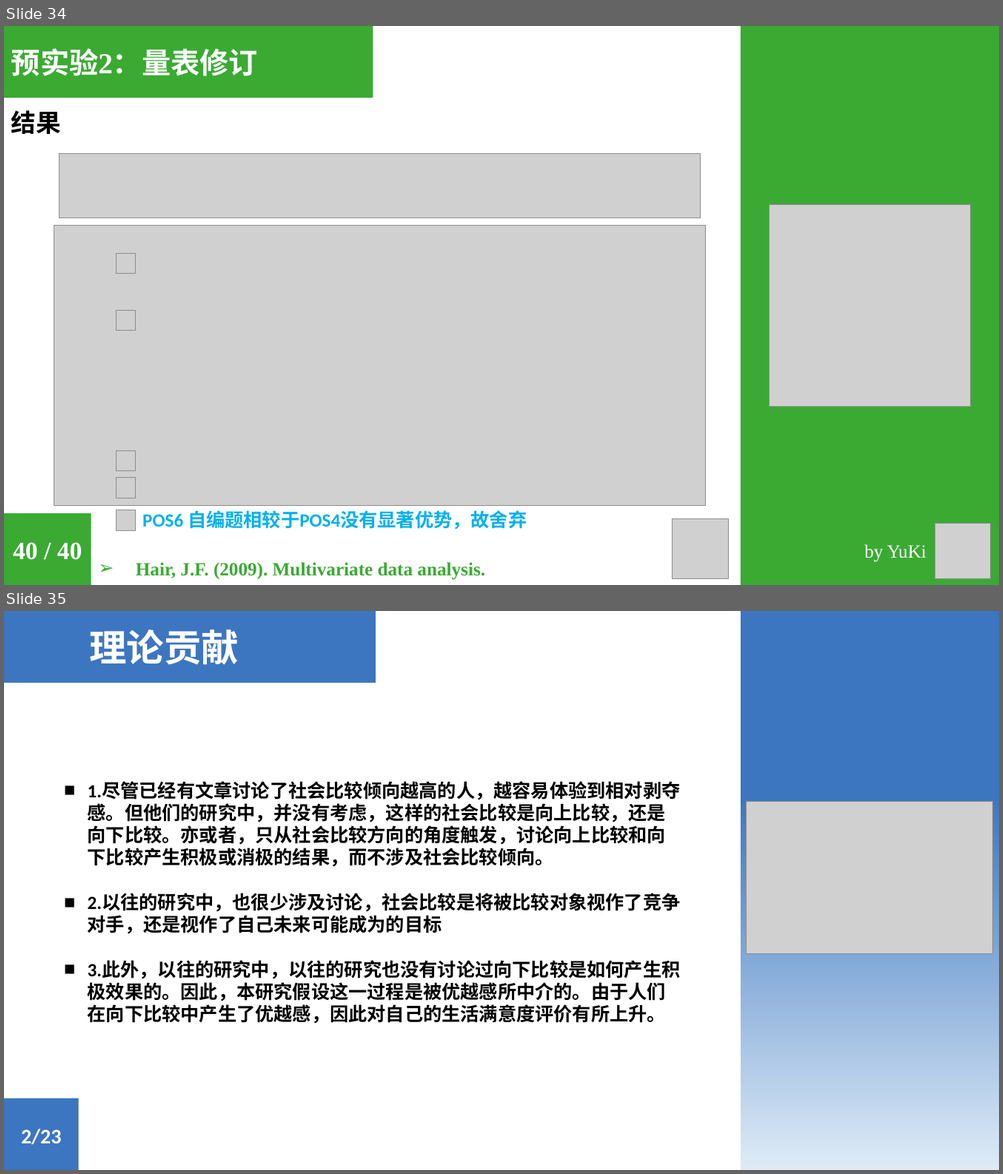
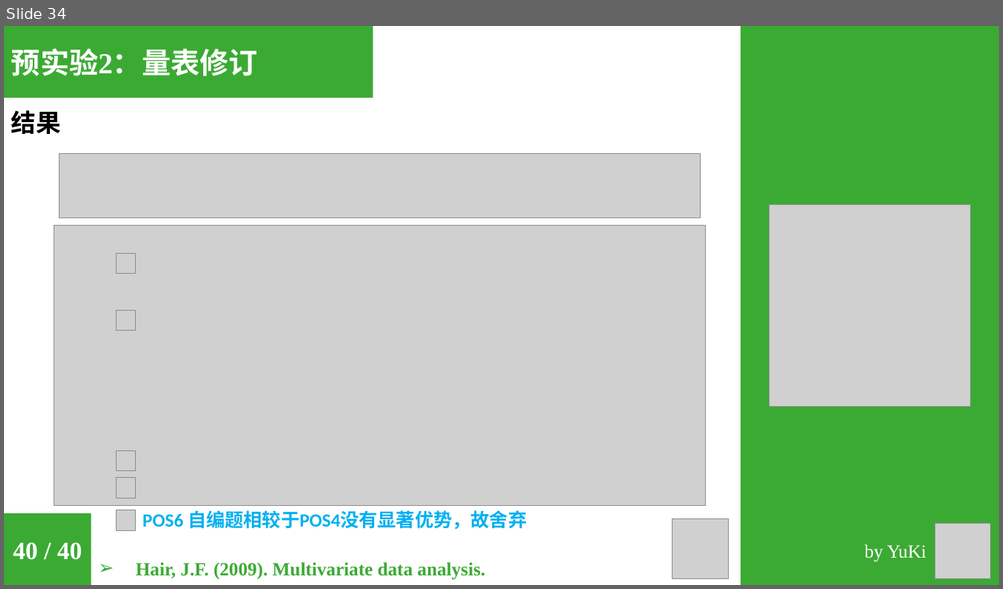
Before and after one commit to sinnyuki/SCO, a slide deck: 6_Reports/6_3_Midterm_Report/Midterm_Report.pptx. Shown one above the other, each under a label of ours: slides 34 and 35 before the commit, slide 34 after it. The pictures are 1003x1174 and 1003x589 pixels, drawn with LibreOffice and Linux fonts; fonts in the diff are those of the drawing; grey boxes stand for pictures. Boxes give left, top, right and bottom in pixels: in the first picture for what was removed or moved away, otherwise in the second. Text is boxed around its words. In the diff, an @@ line names an element or a change of style, - is before the commit and + after.

```diff
--- a/6_Reports/6_3_Midterm_Report/Midterm_Report.pptx
+++ b/6_Reports/6_3_Midterm_Report/Midterm_Report.pptx
@@ slide 35 removed at box(4, 611, 999, 1170), background #FFFFFF @@
@@ rectangle removed at box(4, 611, 375, 683) @@
@@ text removed at box(90, 629, 239, 665) @@
-理论贡献
@@ rectangle removed at box(740, 611, 999, 1170) @@
@@ text removed at box(88, 782, 680, 1024) @@
-■ 1.尽管已经有文章讨论了社会比较倾向越高的人，越容易体验到相对剥夺感。但他们的研究中，并没有考虑，这样的社会比较是向上比较，还是向下比较。亦或者，只从社会比较方向的角度触发，讨论向上比较和向下比较产生积极或消极的结果，而不涉及社会比较倾向。
-■ 2.以往的研究中，也很少涉及讨论，社会比较是将被比较对象视作了竞争对手，还是视作了自己未来可能成为的目标
-■ 3.此外，以往的研究中，以往的研究也没有讨论过向下比较是如何产生积极效果的。因此，本研究假设这一过程是被优越感所中介的。由于人们在向下比较中产生了优越感，因此对自己的生活满意度评价有所上升。
@@ picture removed at box(746, 801, 993, 954) @@
@@ rectangle removed at box(4, 1099, 79, 1170) @@
@@ text removed at box(21, 1129, 62, 1145) @@
-2/23
```
Also in this commit, not shown: 5 slides changed, 15 slides added, 1 other slide removed, 33 other files.
